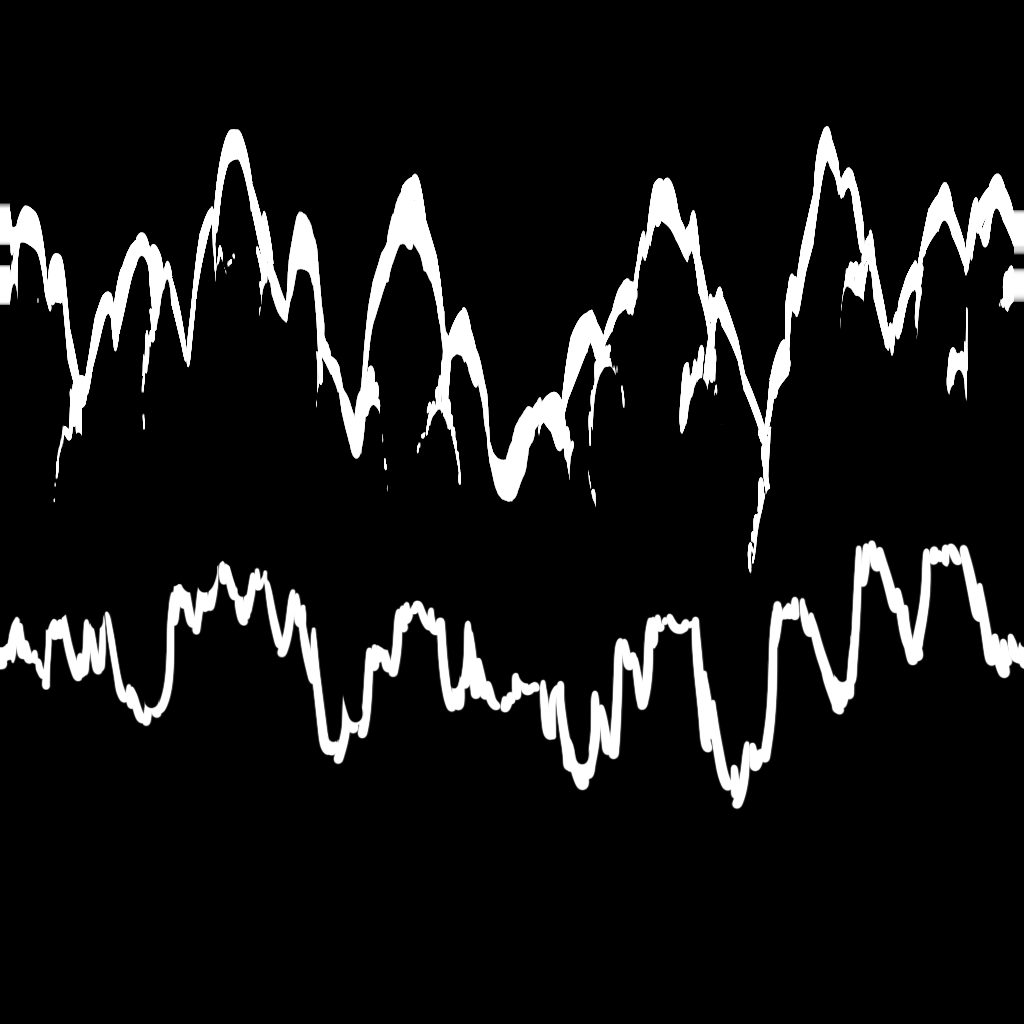
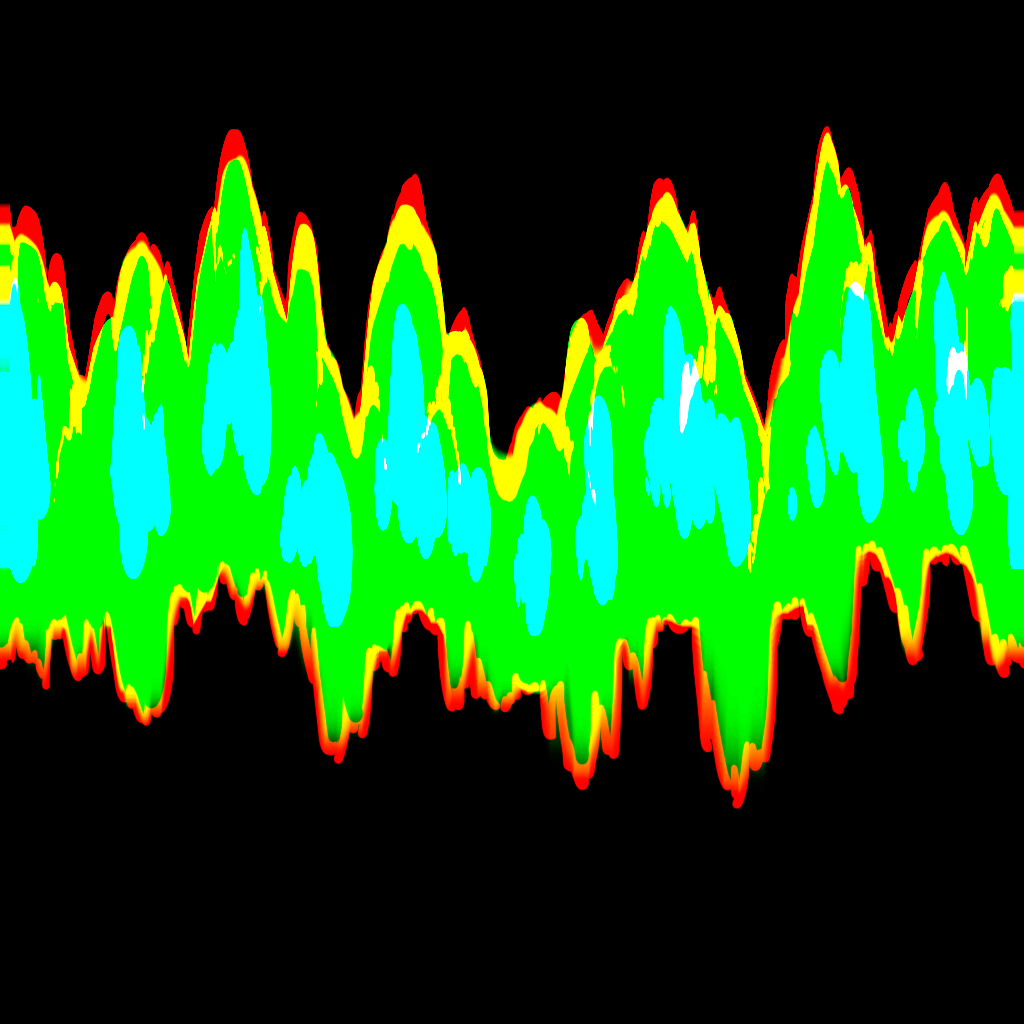
Before/after of a 1024×1024 layered artwork. What changed in the layer stack:
hid "图层 1" over (x1=0, y1=126, x2=1024, y2=810)
painted on "图层 0" over (x1=0, y1=126, x2=1024, y2=810)
